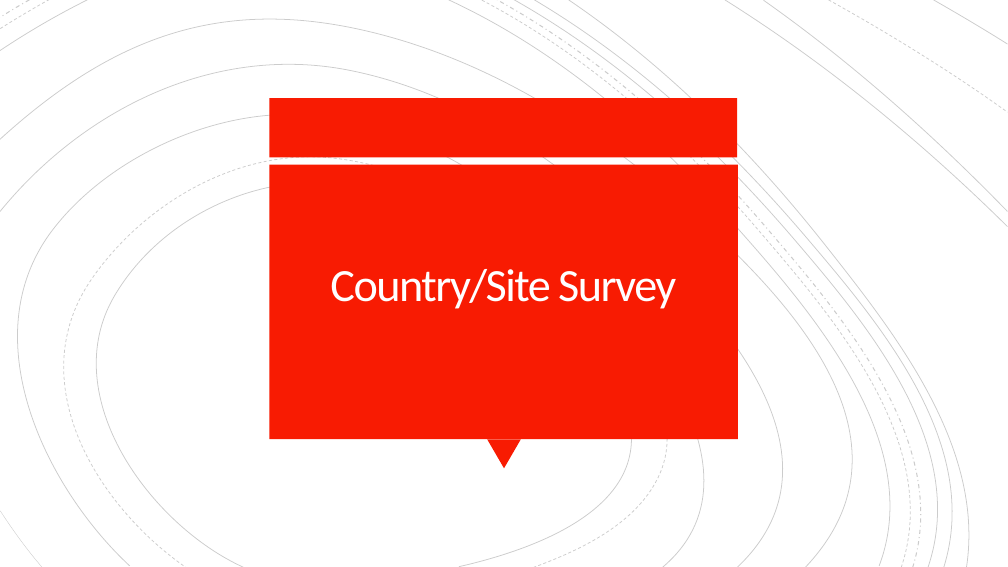
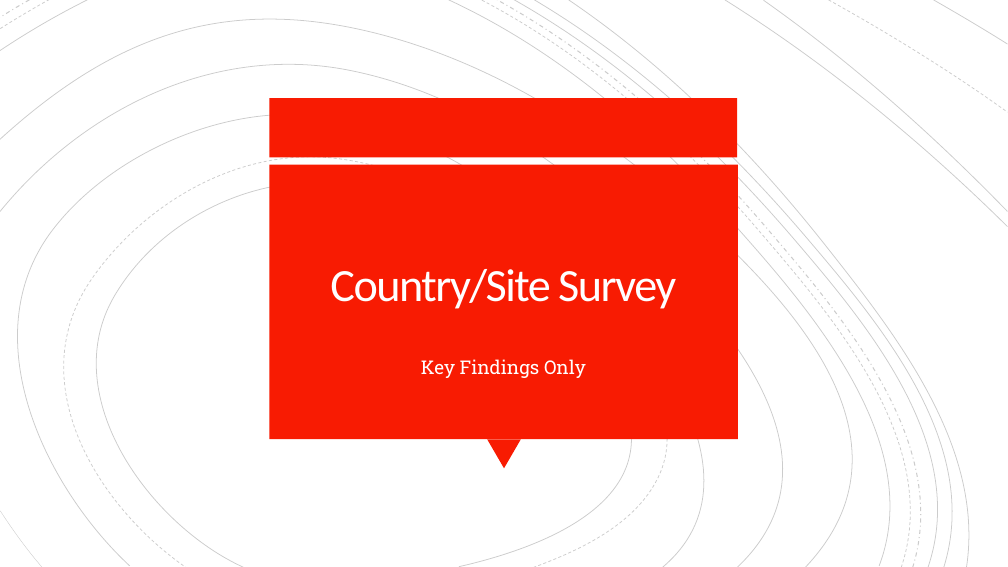
Before and after one commit to Chad-Ballay/Cybersecurity-work-class, a slide deck: slide 8 of classes/CIS312/project/outline_week6.pptx. Drawn at 1008x567 pixels with LibreOffice and Linux fonts; fonts in the diff are those of the drawing. Boxes give left, top, right and bottom in pixels: in the first picture for what was removed or moved away, otherwise in the second. Text is boxed around its words. In the diff, an @@ line names an element or a change of style, - is before the commit and + after.

```diff
--- a/classes/CIS312/project/outline_week6.pptx
+++ b/classes/CIS312/project/outline_week6.pptx
@@ text added at box(421, 359, 586, 378), 18 pt, text #FFFEFF @@
+Key Findings Only
```
Also in this commit, not shown: 9 other slides changed, 4 slides added, 2 slides removed, 8 other files.
